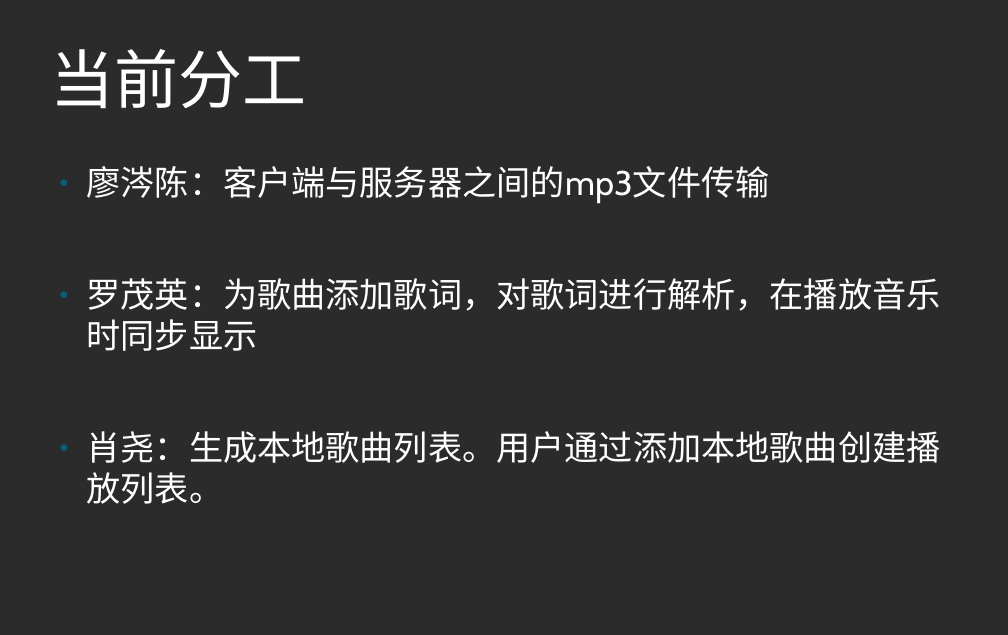
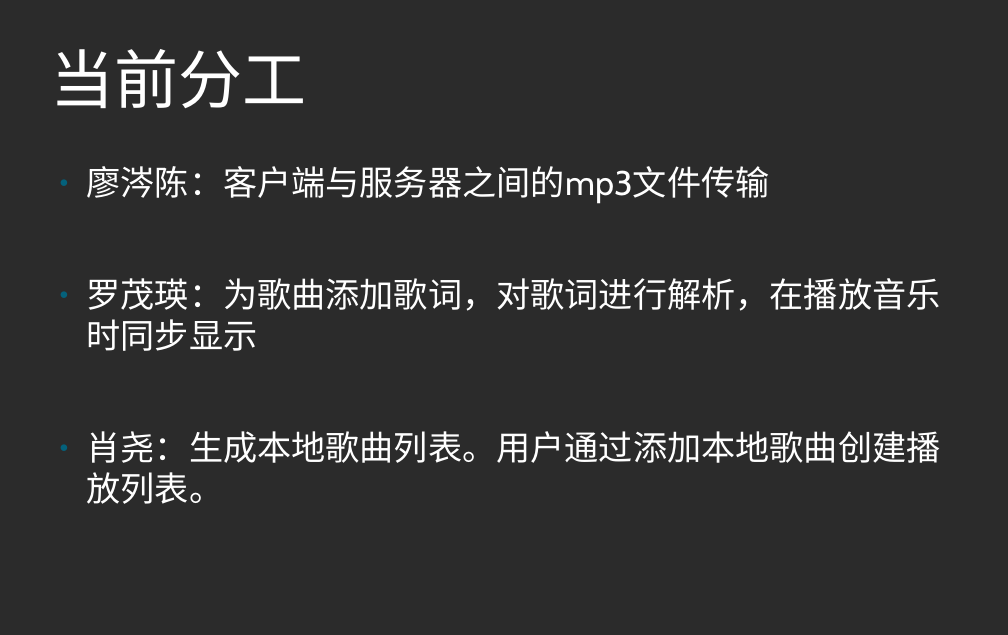
Before and after one commit to 375187588/hydrogenMusic, a slide deck: slide 4 of formal/氢音乐项目进展报告.odp. Drawn at 1008x635 pixels with LibreOffice and Linux fonts; fonts in the diff are those of the drawing; background and template pictures are left out; a plain dark background stands for a picture behind light text. Boxes give left, top, right and bottom in pixels: in the first picture for what was removed or moved away, otherwise in the second. Text is boxed around its words. In the diff, an @@ line names an element or a change of style, - is before the commit and + after.

```diff
--- a/formal/氢音乐项目进展报告.odp
+++ b/formal/氢音乐项目进展报告.odp
@@ text at <box>87,278,941,351</box>: text changed @@
-● 罗茂英：为歌曲添加歌词，对歌词进行解析，在播放音乐时同步显示
+● 罗茂瑛：为歌曲添加歌词，对歌词进行解析，在播放音乐时同步显示
```
Also in this commit, not shown: 3 other slides changed, 1 slide added, 1 slide removed, 3 other files.
